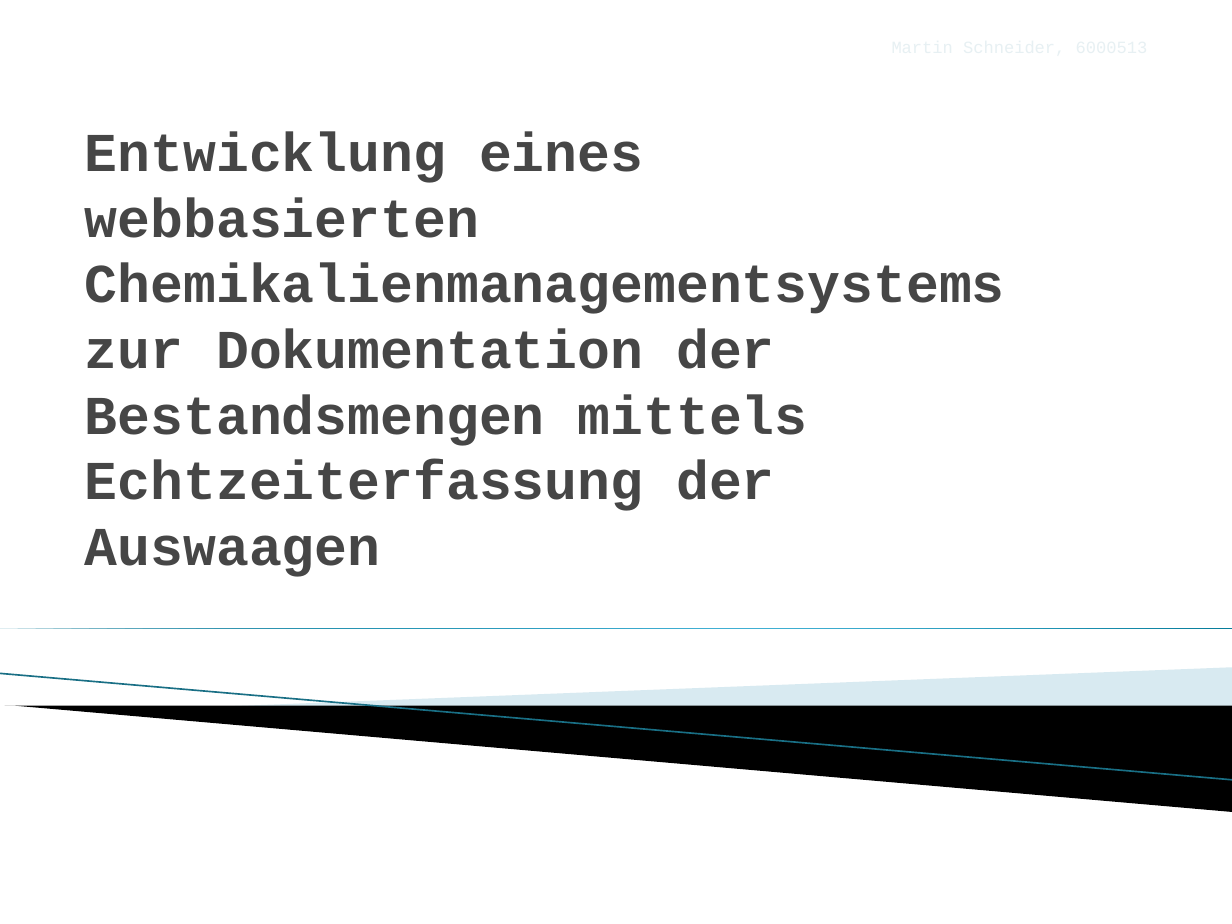
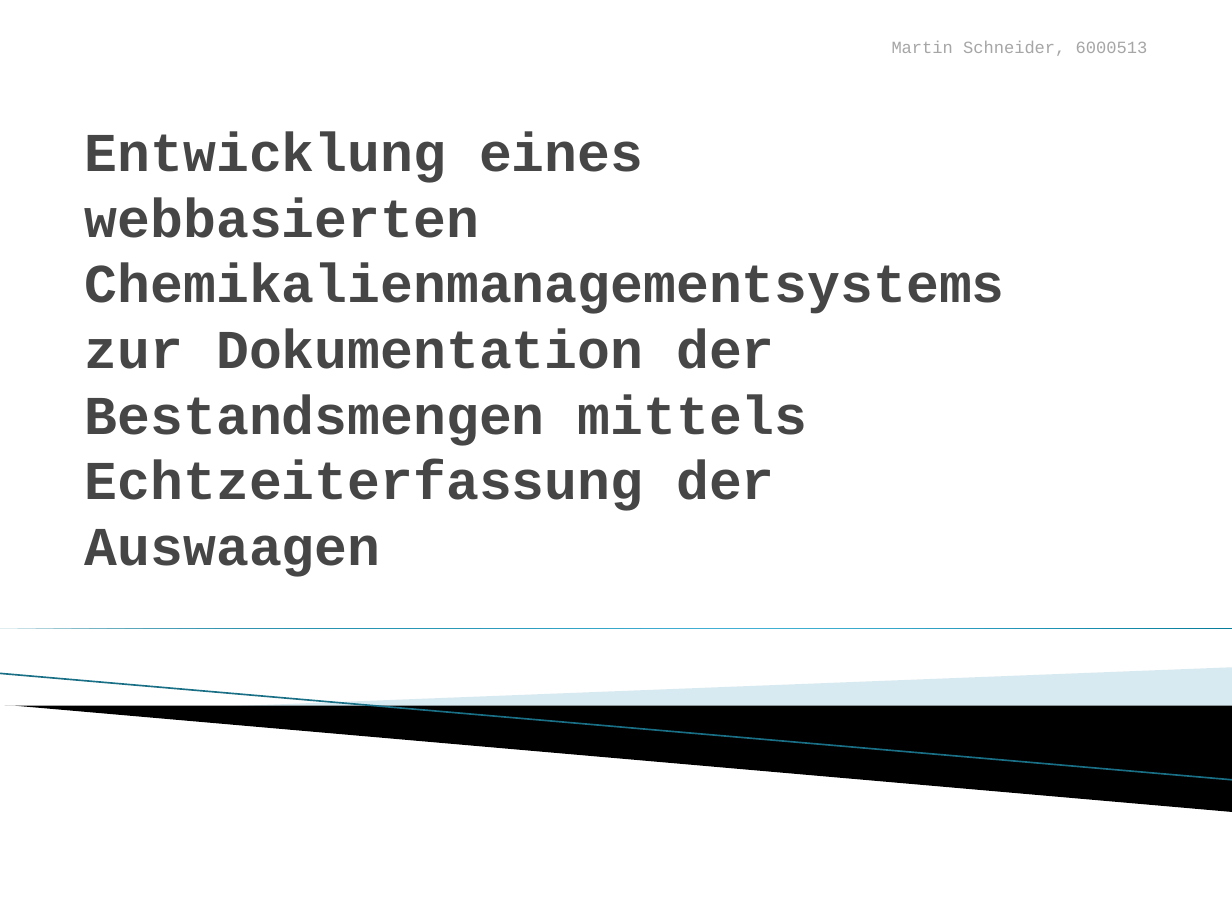
Before and after one commit to Bondzio/Stuff, a slide deck: slide 1 of Bachelor/Präsentation Bachelor.pptx. Drawn at 1232x924 pixels with LibreOffice and Linux fonts; fonts in the diff are those of the drawing; background and template pictures are left out. Boxes give left, top, right and bottom in pixels: in the first picture for what was removed or moved away, otherwise in the second. Text is boxed around its words. In the diff, an @@ line names an element or a change of style, - is before the commit and + after.

```diff
--- a/Bachelor/Präsentation Bachelor.pptx
+++ b/Bachelor/Präsentation Bachelor.pptx
@@ text "Martin Schneider, 6000513" at box(892, 41, 1148, 56): text colour #E8F0F4 to #A6A6A6 @@
```
Also in this commit, not shown: 10 other slides changed, 2 other files.
